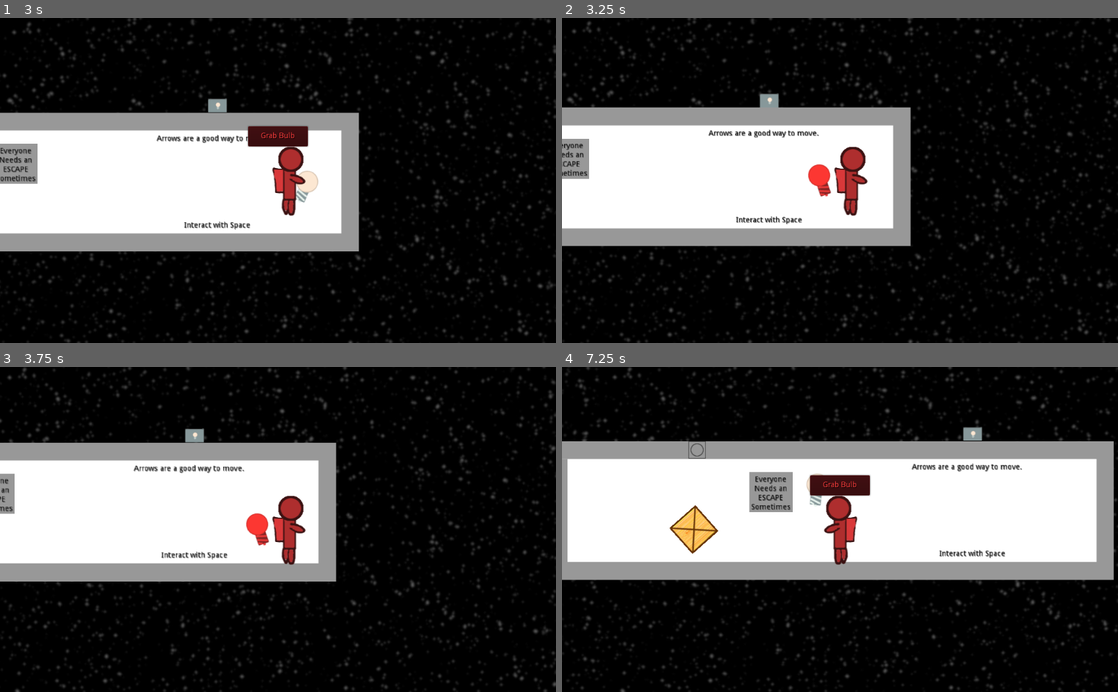
Above: before the commit, frames 1-4 (two rows, left to right).
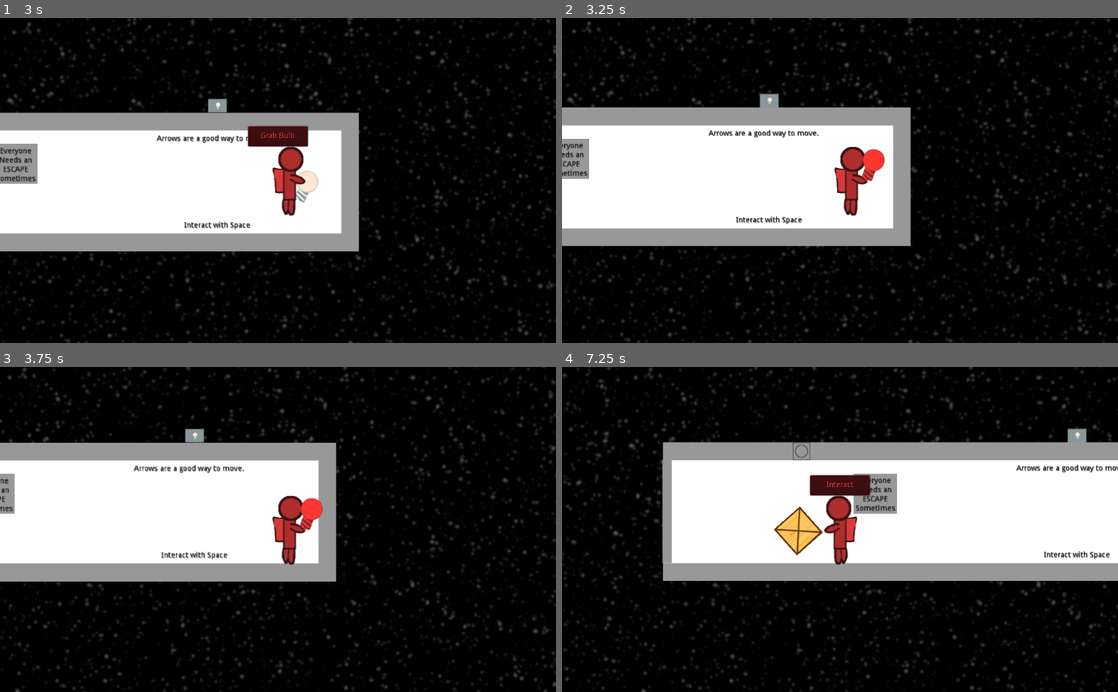
Above: after the commit, the same moments.

Repository: thecyberwraith/cb-gamejam-2021
Game: Godot game, scene res://Menus/MainMenu.tscn
Same seed, same stepped clock (60 frames per second), same inputs: the game is played once before the commit and once after it.
Inputs:
- Up to frame 1 (3 s): click "Levels" at 0.5 s; click "Repair that Bulb" at 1.25 s; hold Right (ui_right) 2.03-2.78 s; tap Space (ui_select) at 2.27 s; hold Down (ui_down) from 2.78 s (still down)
- Up to frame 2 (3.25 s): keep holding Down (ui_down); tap Space (ui_select) at 3.02 s
- Up to frame 3 (3.75 s): release Down (ui_down) at 3.53 s; hold Right (ui_right) from 3.53 s (still down)
- Up to frame 4 (7.25 s): release Right (ui_right) at 4.28 s; hold Up (ui_up) 4.28-5.03 s; tap Space (ui_select) at 4.52, 5.27, 6.02 s; hold Left (ui_left) 5.03-6.53 s; hold Down (ui_down) from 6.53 s (still down)

Frame 1 is identical in both runs. In frame 2, 0.6% of the frame differs, in the area x 44-59%, y 40-55%; in frame 3, 0.6%; in frame 4, 19%, in the area x 0-100%, y 0-100%.

Commit message:
Fixed astronaut direction with mounts.

Diff:
--- a/Characters/Astronaut/Astronaut.gd
+++ b/Characters/Astronaut/Astronaut.gd
@@ -2,7 +2,8 @@
 
 class_name Astronaut
 
-onready var mount: Node2D = get_node("Sprite/Mount")
+onready var left_mount: Node2D = get_node("Sprite/LeftMount")
+onready var right_mount: Node2D = get_node("Sprite/RightMount")
 onready var sprite: Sprite = get_node("Sprite")
 onready var interaction_tracker: InteractionTracker = get_node("InteractionTracker")
 onready var interaction_text: PanelContainer = get_node("InteractiveTextContainer")
@@ -18,8 +19,22 @@
 	connect("on_interactions", interaction_text, "on_interactions")
 	interaction_text.visible = false
 
-func get_mount_transform() -> Transform2D:
-	return mount.transform
+func mount_node(mount: Node2D):
+	if linear_velocity.x > 0:
+		right_mount.add_child(mount)
+	else:
+		left_mount.add_child(mount)
+
+func unmount() -> Node2D:
+	var mount: Node2D
+	if left_mount.get_child_count() > 0:
+		mount = left_mount.get_child(0)
+		left_mount.remove_child(mount)
+	else:
+		mount = right_mount.get_child(0)
+		right_mount.remove_child(mount)
+
+	return mount
 
 func handle_process(_delta):
 	handle_movement(_delta)
@@ -32,6 +47,15 @@
 		apply_impulse(Vector2(0,0), direction*force)
 
 	sprite.flip_h = linear_velocity.x > 0
+
+	if linear_velocity.x > 0 and left_mount.get_child_count() > 0:
+		var mount = left_mount.get_child(0)
+		left_mount.remove_child(mount)
+		right_mount.add_child(mount)
+	if linear_velocity.x < 0 and right_mount.get_child_count() > 0:
+		var mount = right_mount.get_child(0)
+		right_mount.remove_child(mount)
+		left_mount.add_child(mount)
 
 func handle_interactions():
 	var next_interactable = interaction_tracker.find_first_active_interactable(self)
--- a/Characters/Astronaut/Astronaut.tscn
+++ b/Characters/Astronaut/Astronaut.tscn
@@ -24,10 +24,13 @@
 position = Vector2( 10.6788, 2.00226 )
 texture = ExtResource( 1 )
 
-[node name="Mount" type="Node2D" parent="Sprite"]
-position = Vector2( -35.9342, 0.24267 )
-rotation = -0.342471
-scale = Vector2( 1, 1 )
+[node name="LeftMount" type="Node2D" parent="Sprite"]
+position = Vector2( -36, 0 )
+rotation = -0.349066
+
+[node name="RightMount" type="Node2D" parent="Sprite"]
+position = Vector2( 36, 0 )
+rotation = 0.349066
 
 [node name="InteractionTracker" type="Area2D" parent="."]
 position = Vector2( -0.280685, 0.561245 )
--- a/Items/HeldItem.gd
+++ b/Items/HeldItem.gd
@@ -14,10 +14,8 @@
 	astronaut = a_astronaut
 	original = item
 
-	astronaut.add_child(self)
-	astronaut.move_child(self, 0)
+	astronaut.mount_node(self)
 
-	transform = astronaut.get_mount_transform()
 	descriptor = held_descriptor
 
 func finish_interaction():
